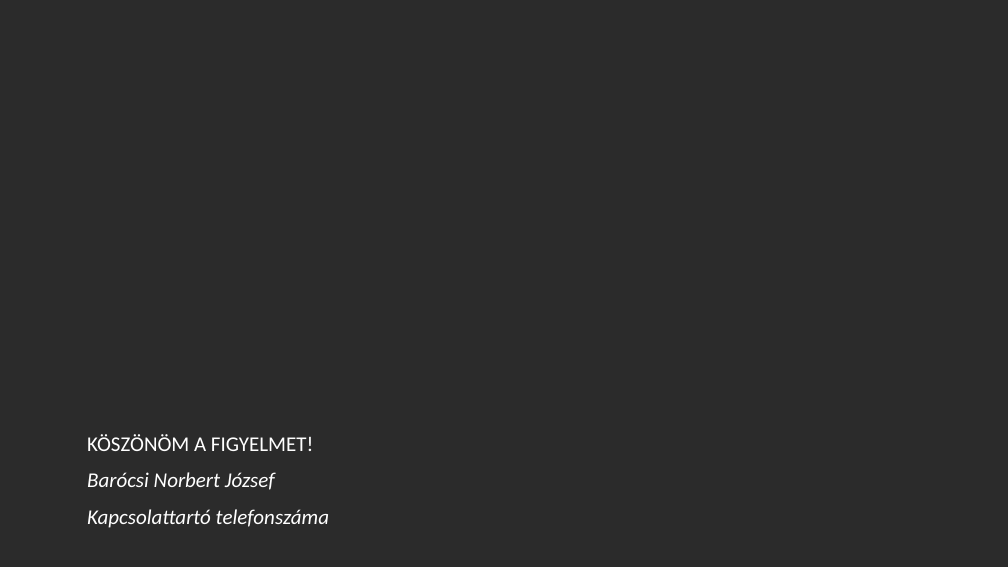
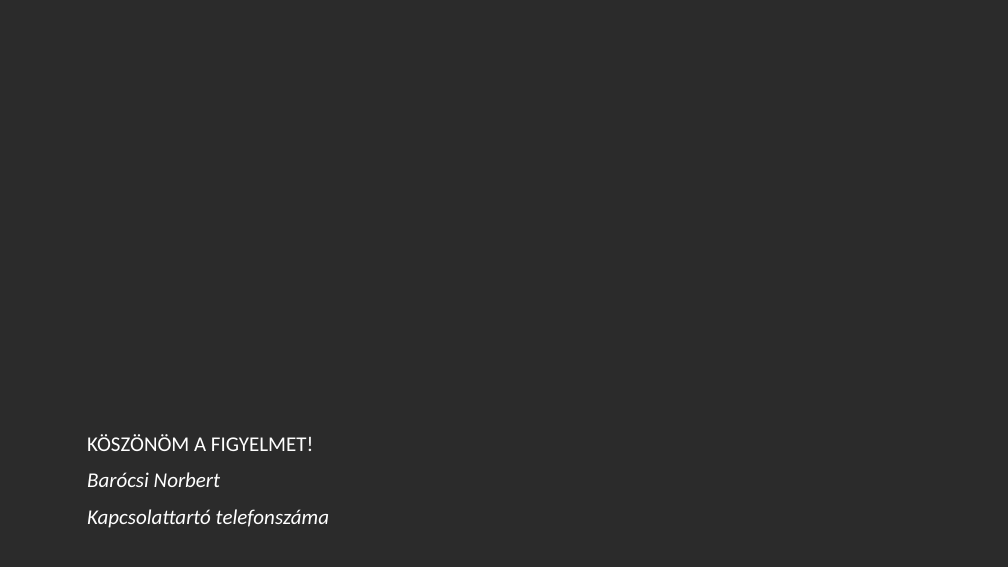
Before and after one commit to schonherz-java-ee-2016-summer/project, a slide deck: slide 8 of presentations/band/Barocsi_Norbert/prezi_JAVA_EE_barocsi_norbert.pptx. Drawn at 1008x567 pixels with LibreOffice and Linux fonts; fonts in the diff are those of the drawing; background and template pictures are left out; a plain dark background stands for a picture behind light text. Boxes give left, top, right and bottom in pixels: in the first picture for what was removed or moved away, otherwise in the second. Text is boxed around its words. In the diff, an @@ line names an element or a change of style, - is before the commit and + after.

```diff
--- a/presentations/band/Barocsi_Norbert/prezi_JAVA_EE_barocsi_norbert.pptx
+++ b/presentations/band/Barocsi_Norbert/prezi_JAVA_EE_barocsi_norbert.pptx
@@ text at bbox=[87, 472, 220, 487]: text changed @@
-Barócsi Norbert József
+Barócsi Norbert
```
Also in this commit, not shown: 3 other slides changed.
